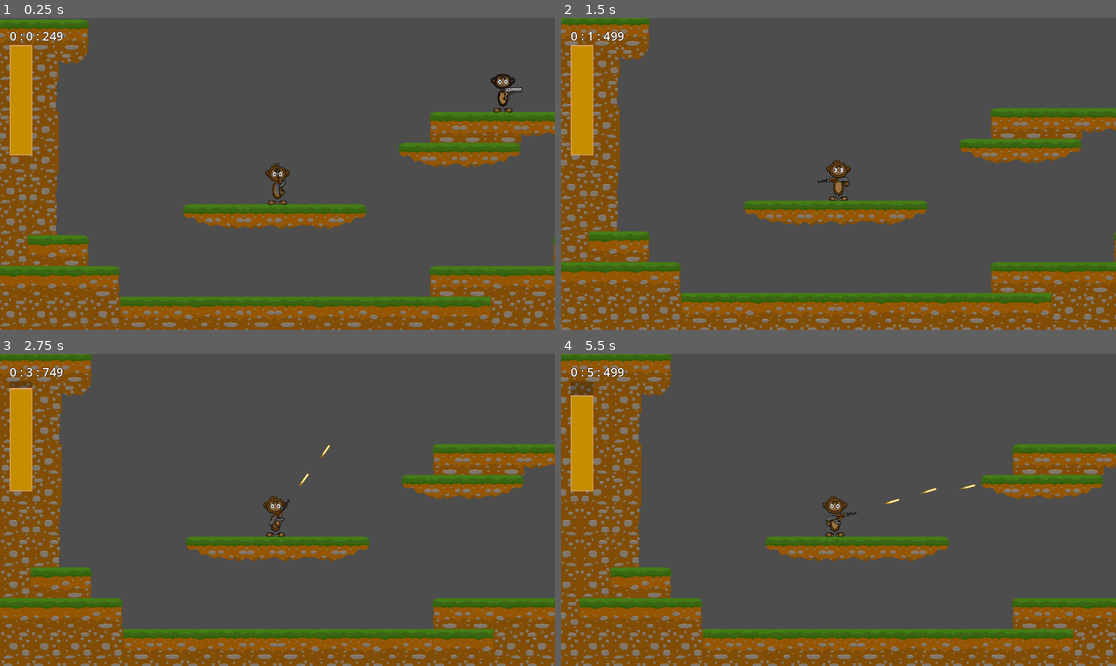
Above: before the commit, frames 1-4 (two rows, left to right).
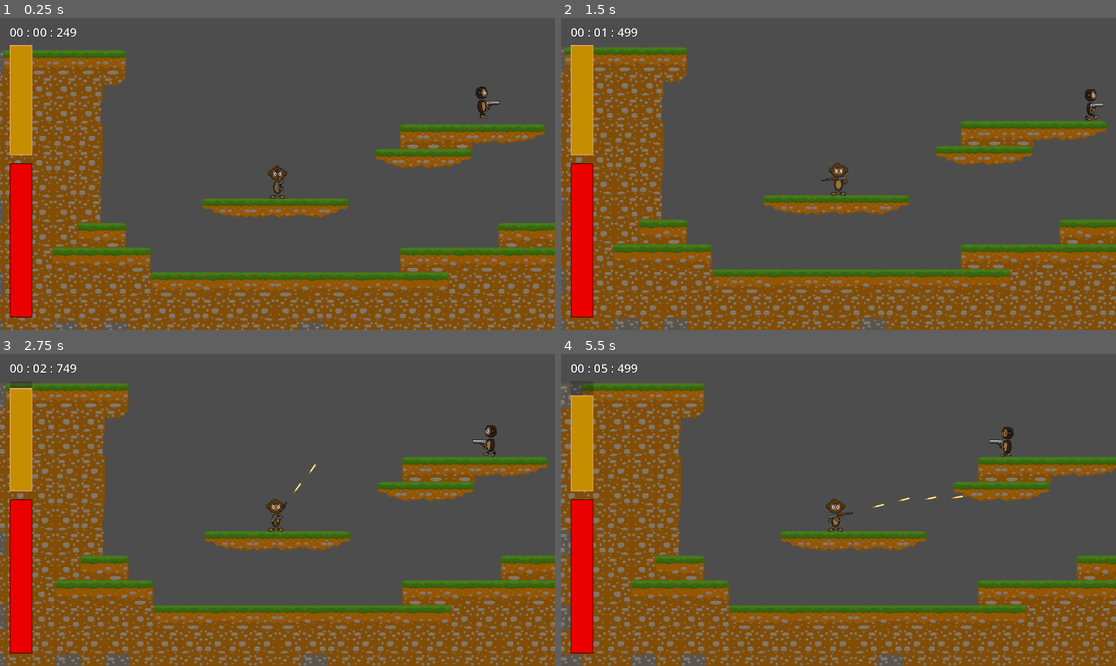
Above: after the commit, the same moments.

Repository: VengefulDave/Unlicensed-Monkey
Game: Godot game, scene res://level_1.tscn
The game is run twice, just before and just after one commit, with the same random seed, the same clock (stepped at 60 frames per second) and the same inputs.
Inputs (mouse positions are in pixels of both pictures, inside the frame that each line leads up to):
- Up to frame 1 (0.25 s): no input
- Up to frame 2 (1.5 s): tap Enter (ui_accept) at 0.5, 0.77, 0.8, 1.07, 1.35 s; move the mouse to (960, 158) at 0.52 s; hold R (R) 0.53-1.28 s; hold Right (ui_right) from 0.53 s (still down); move the mouse to (727, 189) at 1.27 s
- Up to frame 3 (2.75 s): tap Enter (ui_accept) at 1.52, 1.82, 2.3 s; tap R (R) at 1.55 s; move the mouse to (333, 441) at 2.02 s; release Right (ui_right) at 2.03 s; press the mouse at (333, 441) at 2.03 s; hold Left (ui_left) from 2.03 s (still down)
- Up to frame 4 (5.5 s): move the mouse to (810, 572) at 2.77 s; release Left (ui_left) at 2.78 s; release the mouse at (810, 572) at 2.78 s; hold Right (ui_right) 2.78-4.28 s; tap R (R) at 2.85, 4.55 s; tap Enter (ui_accept) at 3.02, 3.32, 3.77, 3.8, 4.07, 4.35, 4.52, 4.82, 5.3 s; move the mouse to (1005, 556) at 3.52 s; hold R (R) 3.53-4.28 s; move the mouse to (672, 463) at 4.27 s; hold Left (ui_left) 4.28-5.03 s; move the mouse to (866, 510) at 5.02 s; press the mouse at (866, 510) at 5.03 s; hold Right (ui_right) from 5.03 s (still down)

The runs differ from the first frame. In frame 1, 34% of the frame differs, in the area x 0-100%, y 0-100%; in frame 2, 34%; in frame 3, 34%; in frame 4, 35%.

Commit message:
Add files via upload

Diff:
--- a/Unlicensed Monkey - components/Godot/Prefab/ak_bullet.tscn
+++ b/Unlicensed Monkey - components/Godot/Prefab/ak_bullet.tscn
@@ -9,6 +9,7 @@
 [node name="Ak-Bullet" type="Area2D"]
 scale = Vector2(2, 2)
 script = ExtResource("1_dy3ai")
+metadata/_edit_group_ = true
 
 [node name="Sprite2D" type="Sprite2D" parent="."]
 position = Vector2(27.5, 0)
--- a/Unlicensed Monkey - components/Godot/Prefab/bad_monkey_1.tscn
+++ b/Unlicensed Monkey - components/Godot/Prefab/bad_monkey_1.tscn
@@ -188,10 +188,6 @@
 "speed": 8.0
 }]
 
-[sub_resource type="CapsuleShape2D" id="CapsuleShape2D_1ybsn"]
-radius = 16.0
-height = 78.0
-
 [sub_resource type="AtlasTexture" id="AtlasTexture_s8n3m"]
 atlas = ExtResource("3_akurs")
 region = Rect2(0, 0, 128, 128)
@@ -275,18 +271,20 @@
 "speed": 20.0
 }]
 
+[sub_resource type="CircleShape2D" id="CircleShape2D_def3v"]
+radius = 350.0
+
+[sub_resource type="CapsuleShape2D" id="CapsuleShape2D_1ybsn"]
+radius = 16.0
+height = 78.0
+
 [node name="Bad_monkey_1" type="CharacterBody2D"]
 script = ExtResource("1_uhrf3")
-metadata/_edit_group_ = true
 
 [node name="AnimatedSprite2D" type="AnimatedSprite2D" parent="."]
 sprite_frames = SubResource("SpriteFrames_tyrkp")
 animation = &"Idle"
 autoplay = "Idle"
-
-[node name="CollisionShape2D" type="CollisionShape2D" parent="."]
-position = Vector2(0, 16)
-shape = SubResource("CapsuleShape2D_1ybsn")
 
 [node name="AnimatedSprite2D2" type="AnimatedSprite2D" parent="."]
 position = Vector2(0, 16)
@@ -295,3 +293,44 @@
 frame = 5
 frame_progress = 1.0
 offset = Vector2(0, -20)
+
+[node name="WalkTime" type="Timer" parent="."]
+wait_time = 3.0
+one_shot = true
+autostart = true
+
+[node name="RayCastLeft" type="RayCast2D" parent="."]
+position = Vector2(-31, 0)
+target_position = Vector2(0, 61)
+
+[node name="RayCastRight" type="RayCast2D" parent="."]
+position = Vector2(31, 0)
+target_position = Vector2(0, 61)
+
+[node name="RayCastFLeft" type="RayCast2D" parent="."]
+rotation = 1.5708
+target_position = Vector2(1.35505e-06, 31)
+
+[node name="RayCastFRight" type="RayCast2D" parent="."]
+rotation = -1.5708
+target_position = Vector2(-1.35505e-06, 31)
+
+[node name="vision" type="Area2D" parent="."]
+
+[node name="CollisionShape2D" type="CollisionShape2D" parent="vision"]
+shape = SubResource("CircleShape2D_def3v")
+
+[node name="ShootCool" type="Timer" parent="."]
+one_shot = true
+
+[node name="Area2D" type="Area2D" parent="."]
+
+[node name="CollisionShape2D" type="CollisionShape2D" parent="Area2D"]
+position = Vector2(0, 16)
+shape = SubResource("CapsuleShape2D_1ybsn")
+
+[node name="CollisionShape2D" type="CollisionShape2D" parent="."]
+position = Vector2(0, 16)
+shape = SubResource("CapsuleShape2D_1ybsn")
+
+[connection signal="area_entered" from="Area2D" to="." method="_on_area_2d_area_entered"]
--- a/Unlicensed Monkey - components/Godot/Prefab/monkey.tscn
+++ b/Unlicensed Monkey - components/Godot/Prefab/monkey.tscn
@@ -529,6 +529,15 @@
 border_color = Color(0.970692, 0.701132, 0.622723, 1)
 border_blend = true
 
+[sub_resource type="StyleBoxFlat" id="StyleBoxFlat_uq8if"]
+bg_color = Color(0.919281, 4.47616e-06, 1.15514e-06, 1)
+border_width_left = 10
+border_width_top = 10
+border_width_right = 10
+border_width_bottom = 10
+border_color = Color(0, 0, 0, 1)
+border_blend = true
+
 [node name="Monkey" type="CharacterBody2D"]
 script = ExtResource("1_t0f1g")
 
@@ -539,6 +548,7 @@
 frame_progress = 0.943074
 
 [node name="Camera2D" type="Camera2D" parent="."]
+zoom = Vector2(0.8, 0.8)
 position_smoothing_enabled = true
 position_smoothing_speed = 10.0
 
@@ -574,9 +584,9 @@
 
 [node name="Elapsed_time" type="Label" parent="CanvasLayer"]
 offset_left = 20.0
-offset_top = 20.0
+offset_top = 12.0
 offset_right = 277.0
-offset_bottom = 54.0
+offset_bottom = 47.0
 text = "\"Timer\""
 label_settings = SubResource("LabelSettings_rtn6m")
 script = ExtResource("3_2aaqh")
@@ -592,3 +602,27 @@
 max_value = 30.0
 step = 1.0
 show_percentage = false
+
+[node name="Health" type="ProgressBar" parent="CanvasLayer"]
+offset_left = 20.0
+offset_top = 622.0
+offset_right = 1301.0
+offset_bottom = 811.0
+rotation = 4.71239
+scale = Vector2(0.25, 0.25)
+theme_override_styles/fill = SubResource("StyleBoxFlat_uq8if")
+step = 1.0
+show_percentage = false
+
+[node name="Area2D" type="Area2D" parent="."]
+
+[node name="CollisionShape2D4" type="CollisionShape2D" parent="Area2D"]
+position = Vector2(0, 12)
+shape = SubResource("CapsuleShape2D_prdu2")
+
+[node name="HealthTick" type="Timer" parent="."]
+wait_time = 3.0
+one_shot = true
+autostart = true
+
+[connection signal="area_entered" from="Area2D" to="." method="_on_area_2d_area_entered"]
--- a/Unlicensed Monkey - components/Godot/Scripts/BulletScript.gd
+++ b/Unlicensed Monkey - components/Godot/Scripts/BulletScript.gd
@@ -1,6 +1,6 @@
 extends Area2D
 
-@onready var speed = 300
+@onready var speed = 250
 
 
 func _process(delta):
@@ -8,6 +8,15 @@
 
 
 
+func _ready():
+	if !is_in_group("bullet1") and !is_in_group("bullet2") and !is_in_group("bullet3"):
+		add_to_group("bullet")
+	pass
 
-func _on_body_entered(_body):
-	queue_free()
+
+
+func _on_body_entered(body):
+	if !body.name == ("monkey"):
+		queue_free()
+	else:
+		pass
--- a/Unlicensed Monkey - components/Godot/Scripts/Elapsed_time.gd
+++ b/Unlicensed Monkey - components/Godot/Scripts/Elapsed_time.gd
@@ -1,16 +1,20 @@
 extends Label
-
 var time = 0
 var timer_on = true
+@export var mils = 0
+@export var secs = 0
+@export var mins = 0
 
 # Called every frame. 'delta' is the elapsed time since the previous frame.
 func _process(delta):
 	if timer_on == true:
 		time += delta
 
-	var mils = snapped(fmod(time,1)*1000, 0)
-	var secs = round(fmod(time,60))
-	var mins = round(fmod(time,60*60) / 60)
+	mils = fmod(time,1)*1000
+	secs = fmod(time,60)
+	mins = fmod(time,60*60) / 60
 
-	var time_passed =  "%s : %s : %s" % [mins,secs,mils]
+	var time_passed =  "%02d : %02d : %03d" % [mins,secs,mils]
 	text = time_passed
+
+	pass
--- a/Unlicensed Monkey - components/Godot/Scripts/MonkeyScript.gd
+++ b/Unlicensed Monkey - components/Godot/Scripts/MonkeyScript.gd
@@ -15,9 +15,10 @@
 var x_knock_back = 1.5
 var y_knock_back = 3
 var bullet_count = 30
-
+var HEALTH = 100
 var shots_shot = 0
 var mag_reloaded = 0
+var healing = false
 
 
 func _physics_process(delta):
@@ -80,6 +81,9 @@
 	if Input.is_action_pressed("R") and shooting == false and reloading == false:
 		reloading_gun()
 
+	if HEALTH <= 0:
+		queue_free()
+
 	# Handle jump.
 	if Input.is_action_pressed("Up") and is_on_floor():
 		velocity.y = JUMP_VELOCITY
@@ -95,7 +99,14 @@
 	else:
 		velocity.x = move_toward(velocity.x, 0, SPEED)
 
+	if $HealthTick.is_stopped() and healing == false and HEALTH > 0:
+		healing = true
+		HEALTH += 1
+		$HealthTick.start()
+		healing = false
+
 	$CanvasLayer/Ammo.value = bullet_count
+	$CanvasLayer/Health.value = HEALTH
 
 	move_and_slide()
 
@@ -107,3 +118,14 @@
 	bullet_count = 30
 	mag_reloaded += 1
 	reloading = false
+
+
+func _on_area_2d_area_entered(area):
+	if area.is_in_group("bullet1"):
+		HEALTH -= 12
+	elif area.is_in_group("bullet2"):
+		HEALTH -= 2
+	elif area.is_in_group("bullet3"):
+		HEALTH -= 3
+	else:
+		pass
--- a/Unlicensed Monkey - components/Godot/Scripts/bad_monkey_1.gd
+++ b/Unlicensed Monkey - components/Godot/Scripts/bad_monkey_1.gd
@@ -1,11 +1,18 @@
 extends CharacterBody2D
 
 
-const SPEED = 300.0
-const JUMP_VELOCITY = -400.0
+const SPEED = 6000
 
 # Get the gravity from the project settings to be synced with RigidBody nodes.
 var gravity = ProjectSettings.get_setting("physics/2d/default_gravity")
+@onready var anim = $AnimatedSprite2D
+@onready var gun = $AnimatedSprite2D2
+@onready var monkey = get_parent().get_node("Monkey")
+@onready var bullet = preload("res://Prefab/ak_bullet.tscn")
+var direction = 1
+var looking = false
+var shooting = false
+var HEALTH = 10
 
 
 func _physics_process(delta):
@@ -13,16 +20,78 @@
 	if not is_on_floor():
 		velocity.y += gravity * delta
 
-	# Handle jump.
-	if Input.is_action_just_pressed("ui_accept") and is_on_floor():
-		velocity.y = JUMP_VELOCITY
+	if !$RayCastLeft.is_colliding() and is_on_floor() or $RayCastFLeft.is_colliding():
+		direction = 1
+	elif !$RayCastRight.is_colliding() and is_on_floor() or $RayCastFRight.is_colliding():
+		direction = -1
 
-	# Get the input direction and handle the movement/deceleration.
-	# As good practice, you should replace UI actions with custom gameplay actions.
-	var direction = Input.get_axis("ui_left", "ui_right")
-	if direction:
-		velocity.x = direction * SPEED
+	if $WalkTime.is_stopped():
+		monkey_walk()
+
+	velocity.x = direction * SPEED * delta
+
+	if velocity.x > 0:
+		anim.play("Run Right")
+		if looking == false and shooting == false:
+			gun.flip_h = false
+			gun.rotation = 0
+			gun.play("Run")
+	elif velocity.x < 0:
+		anim.play("Run Left")
+		if looking == false and shooting == false:
+			gun.flip_h = true
+			gun.rotation = 0
+			gun.play("Run")
 	else:
-		velocity.x = move_toward(velocity.x, 0, SPEED)
+		if shooting == false:
+			anim.play("Idle")
+			gun.pause()
+
+	if HEALTH <= 0:
+		queue_free()
+
+	if monkey in $vision.get_overlapping_bodies():
+		looking = true
+		$AnimatedSprite2D2.look_at(monkey.position)
+		if gun.global_position.x > monkey.global_position.x:
+			gun.flip_h = true
+			gun.scale = Vector2(-1,-1)
+		elif gun.global_position.x < monkey.global_position.x:
+			gun.flip_h = false
+			gun.scale = Vector2(1,1)
+		shoot()
+	else:
+		looking = false
+		gun.scale = Vector2(1,1)
 
 	move_and_slide()
+
+func monkey_walk():
+	direction = 0
+	$WalkTime.wait_time = randi_range(1,3)
+	await get_tree().create_timer(randi_range(1,3)).timeout
+	if !abs(direction) > 0:
+		direction = randi_range(-1,1)
+		$WalkTime.start()
+
+func shoot():
+	$ShootCool.wait_time = randf_range(1,2.5)
+	if $ShootCool.is_stopped():
+		shooting = true
+		var new_bullet = bullet.instantiate()
+		new_bullet.add_to_group("bullet1")
+		new_bullet.look_at((position - get_global_mouse_position())*-1)
+		new_bullet.position = gun.global_position
+		new_bullet.rotation = gun.rotation + randf_range(-0.1,0.1)
+		get_parent().add_child(new_bullet)
+		gun.play("Shoot")
+		$ShootCool.start()
+	else:
+		shooting = false
+
+
+
+func _on_area_2d_area_entered(area):
+	if area.is_in_group("bullet"):
+		HEALTH -= 1
+	pass
--- a/Unlicensed Monkey - components/Godot/level_1.tscn
+++ b/Unlicensed Monkey - components/Godot/level_1.tscn
@@ -177,4 +177,4 @@
 position = Vector2(454, 112)
 
 [node name="Bad_monkey_1" parent="." instance=ExtResource("3_7bxl6")]
-position = Vector2(922, -72)
+position = Vector2(959, -103)
Not shown: 1 places in Unlicensed Monkey - components/Godot/Prefab/bad_monkey_1.tscn that only renumber resources
Not shown: 1 places in Unlicensed Monkey - components/Godot/Prefab/monkey.tscn that only renumber resources
